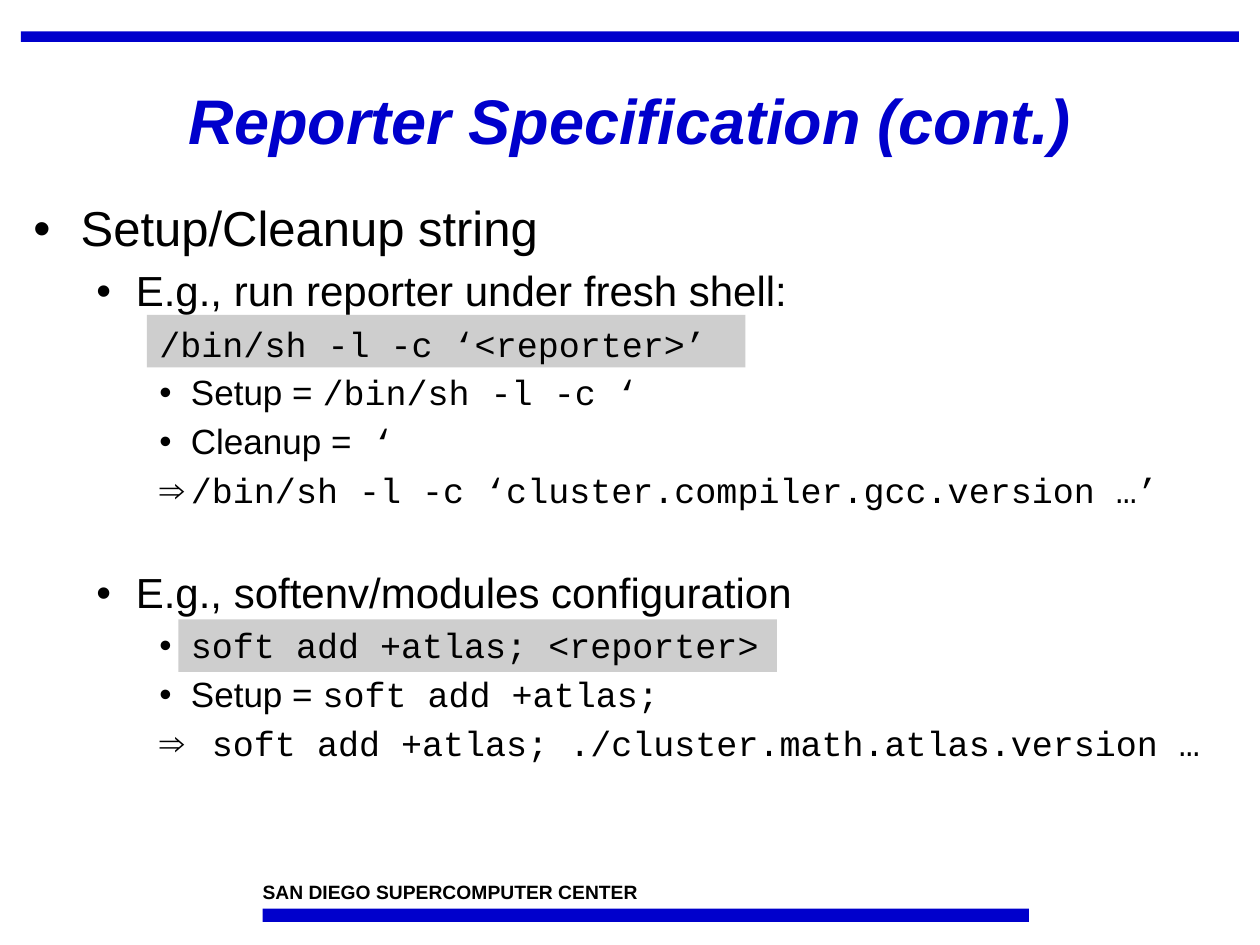
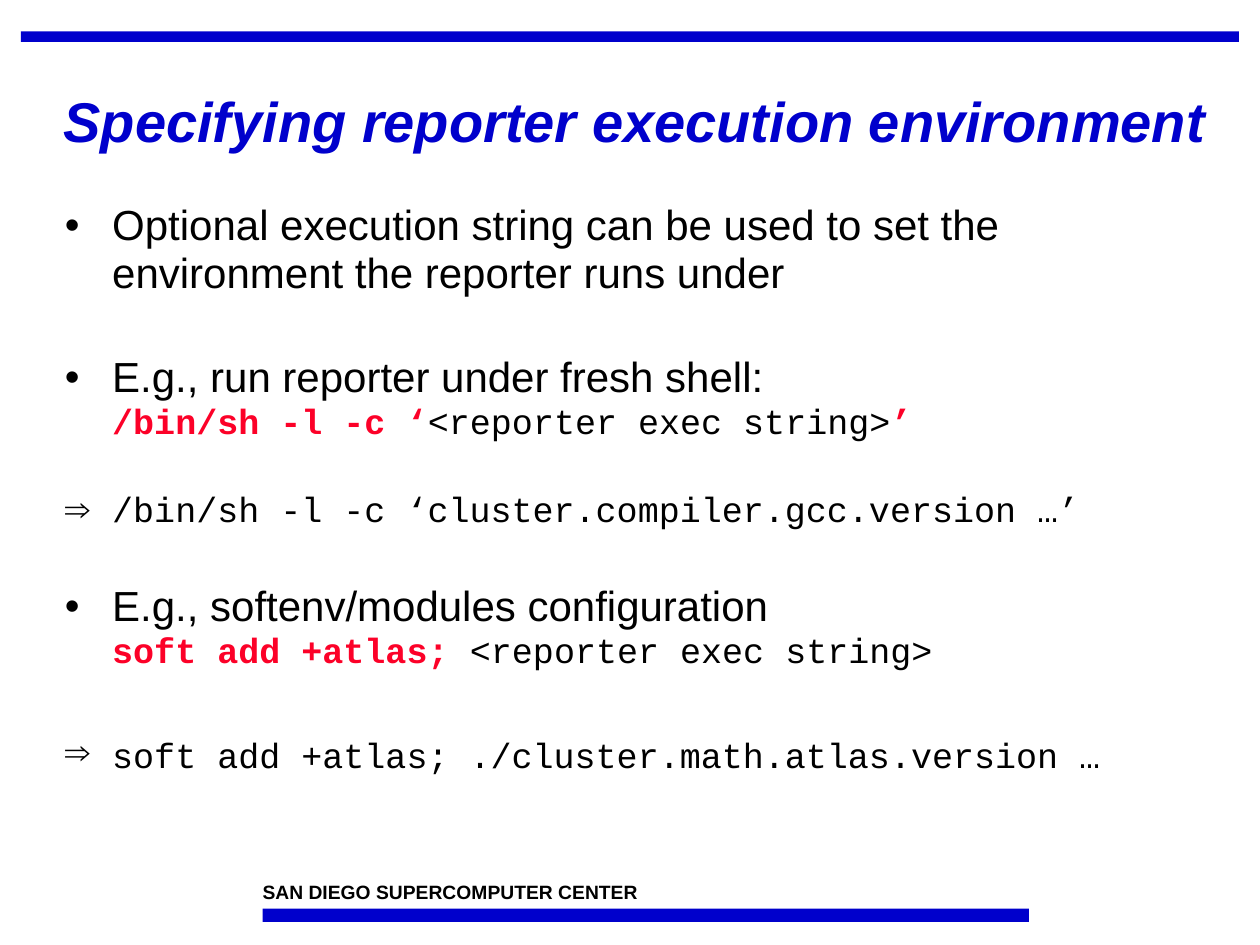
Before and after one commit to IncaProject/inca-xsede, a slide deck: slide 14 of talks/feb-06-workshop/control.ppt (slide 15 before the commit). Drawn at 1260x945 pixels with LibreOffice and Linux fonts; fonts in the diff are those of the drawing; background and template pictures are left out. Boxes give left, top, right and bottom in pixels: in the first picture for what was removed or moved away, otherwise in the second. Text is boxed around its words. In the diff, an @@ line names an element or a change of style, - is before the commit and + after.

```diff
--- a/talks/feb-06-workshop/control.ppt
+++ b/talks/feb-06-workshop/control.ppt
@@ title at [63, 101, 1205, 153]: text changed; size 36 to 32 pt @@
-Reporter Specification (cont.)
+Specifying reporter execution environment
@@ text "Optional execution string can be ...": place and size @@
-text "Optional execution string can be ..." at [81, 210, 1158, 763]
+text "Optional execution string can be ..." at [112, 209, 1059, 775]
@@ text at [112, 209, 999, 442]: text changed; size 20 to 24 pt @@
-• Setup/Cleanup string
-  • E.g., run reporter under fresh shell:
-    /bin/sh -l -c ‘<reporter>’
-    • Setup = /bin/sh -l -c ‘
-    • Cleanup = ‘
+• Optional execution string can be used to set the environment the reporter runs under
+• E.g., run reporter under fresh shell:
+  /bin/sh -l -c ‘<reporter exec string>’
@@ rectangle removed at [147, 315, 746, 368] @@
@@ text at [112, 498, 1059, 775]: list level 3 to 1 in "/bin/sh -l -c ‘cluster.compiler.gcc.version …’"; list level 3 to 1 in "soft add +atlas; ./cluster.math.atlas.version …" @@
@@ text at [112, 590, 932, 671]: text changed; font Arial to Courier New @@
-  • E.g., softenv/modules configuration
-    • soft add +atlas; <reporter>
-    • Setup = soft add +atlas;
+• E.g., softenv/modules configuration
+  soft add +atlas; <reporter exec string>
@@ rectangle removed at [179, 620, 777, 673] @@
```
Also in this commit, not shown: 12 other slides changed, 11 slides added, 9 slides removed.
